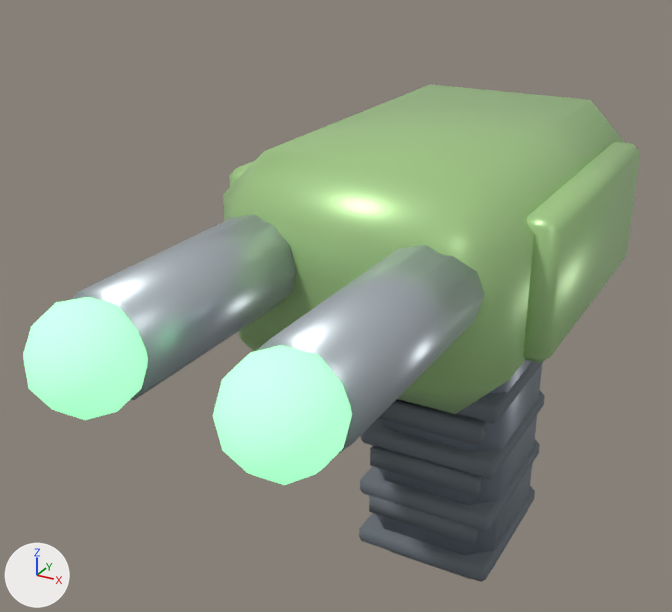
Two versions of the glTF model assets/tools/build_gun_standard.glb, one commit apart.
Before and after are seen from a 50 mm camera at (0.525, -1.425, 1.239) aimed at (-0.108, -0.274, 0.663). The lights are fixed; the arrows at lower left show +X, +Y and +Z. The first picture is the older version. Where no turn or scale is listed for an object, it has been applied to the vertices.

Before the edit, the objects in view are built like this:
```python
ob_barrel_steel = bpy.data.objects.new('Barrel_steel', me_barrel_steel)
ob_barrel_steel.location = (0.0, 0.0, 0.0)
ob_body_green = bpy.data.objects.new('Body_green', me_body_green)
ob_body_green.location = (0.0, 0.0, 0.0)
ob_emitter_safe = bpy.data.objects.new('Emitter_safe', me_emitter_safe)
ob_emitter_safe.location = (0.0, 0.0, 0.0)
ob_grip_dark = bpy.data.objects.new('Grip_dark', me_grip_dark)
ob_grip_dark.location = (0.0, 0.0, 0.0)
ob_grip_rubber = bpy.data.objects.new('Grip_rubber', me_grip_rubber)
ob_grip_rubber.location = (0.0, 0.0, 0.0)
ob_griprib_rubber = bpy.data.objects.new('GripRib_rubber', me_griprib_rubber)
ob_griprib_rubber.location = (0.0, 0.0, 0.0)
ob_sidearmor_green = bpy.data.objects.new('SideArmor_green', me_sidearmor_green)
ob_sidearmor_green.location = (0.0, 0.0, 0.0)
```
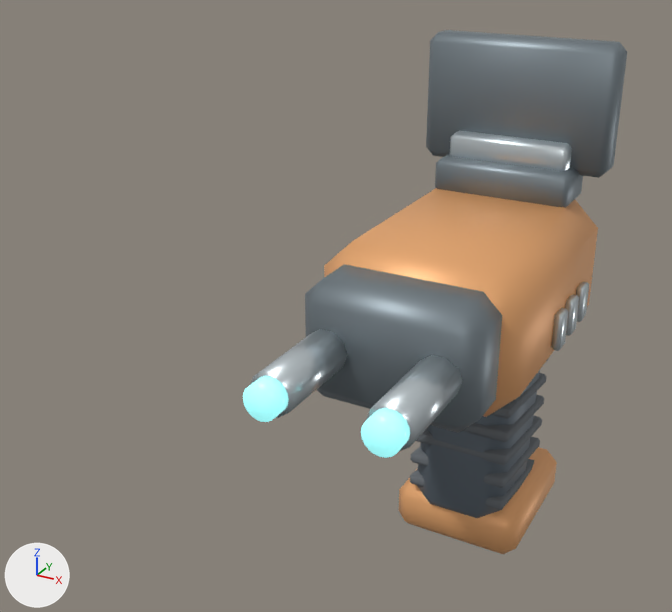
Boxes [x1, y1, x2, y2] around the edits, measured in the pictures (672 x 612 px):
'Body_green', deleted (green): before [223, 84, 625, 414]
'Barrel_steel', deleted: before [71, 214, 485, 453]
'Emitter_safe', deleted (green): before [23, 297, 352, 485]
'ToolBody_orange', added: after [324, 188, 598, 417]
'LiveViewSurfaceFrame_frame', added: after [426, 30, 627, 178]
'NoseHousing_frame', added: after [305, 264, 502, 433]
'SideArmor_green', deleted (green): before [229, 142, 640, 363]
'GripRib_rubber', reshaped: before [359, 361, 545, 582]; after [410, 359, 548, 510]
'Grip_dark', deleted: before [376, 360, 542, 579]
'EmitterRail_steel', added: after [251, 329, 462, 451]
'Grip_rubber', deleted: before [369, 399, 486, 545]
'Grip_black', added: after [417, 370, 540, 518]
'Battery_orange', added (orange): after [399, 447, 557, 554]
'DisplayMount_frame', added: after [435, 154, 583, 208]
'Emitter_cyan', added (cyan): after [243, 376, 410, 458]
'DisplayBracket_steel', added: after [450, 131, 572, 171]
'HousingVent_steel', added: after [551, 282, 589, 351]
part 1 of me_griprib_rubber, deleted: before [359, 486, 535, 582]
part 2 of me_griprib_rubber, deleted: before [456, 361, 543, 424]
part 3 of me_griprib_rubber, cut back: before [360, 391, 545, 532]; after [410, 359, 548, 510]

Diff of the bpy script that builds the scene:
```diff
--- a/assets/tools/build_gun_standard.glb.py
+++ b/assets/tools/build_gun_standard.glb.py
@@ me_griprib_rubber @@
-me_griprib_rubber.from_pydata(...)  # 120 vertices, 220 faces; spans x -0.125..0.125, y -0.16..0.13, z 0.132..0.598
+me_griprib_rubber.from_pydata(...)  # 144 vertices, 264 faces; spans x -0.097..0.097, y 0.003..0.237, z 0.141..0.445
+# me_griprib_rubber part 1: the loose piece of 24 vertices spanning x -0.125..0.125, y -0.16..0.13, z 0.132..0.168 is deleted
+# me_griprib_rubber part 2: the loose piece of 24 vertices spanning x -0.125..0.125, y -0.16..0.13, z 0.455..0.49 is deleted
+# me_griprib_rubber part 3
+# 48 vertices are removed from x -0.125..0.125, y -0.16..0.13, z 0.24..0.382
+# 88 faces are deleted
+# 48 vertices are added at x -0.091, y 0.003..0.237, z 0.141..0.445
+# 48 new vertices lie (0.182, 0.0, 0.0) away from vertices in x -0.091, y 0.003..0.237, z 0.141..0.445
+# 12 new vertices lie (-0.006, -0.005, 0.001) away from vertices in x -0.091, y 0.235..0.237, z 0.145..0.406
+# 12 new vertices lie (0.0, -0.222, 0.033) away from vertices in x -0.097, y 0.23..0.232, z 0.146..0.407
+# 12 new vertices lie (0.006, -0.005, 0.001) away from vertices in x 0.091, y 0.235..0.237, z 0.145..0.406
+# 12 new vertices lie (0.0, -0.222, 0.033) away from vertices in x 0.097, y 0.23..0.232, z 0.146..0.407
+# 264 new faces join them
+# other edits to the shape of me_griprib_rubber do not show in these pictures
 me_griprib_rubber.materials.append(mat_rubber)
@@ ob_grip_dark @@
-ob_grip_dark = bpy.data.objects.new('Grip_dark', me_grip_dark)
@@ ob_body_green @@
-ob_body_green = bpy.data.objects.new('Body_green', me_body_green)
@@ ob_barrel_steel @@
-ob_barrel_steel = bpy.data.objects.new('Barrel_steel', me_barrel_steel)
@@ ob_emitter_safe @@
-ob_emitter_safe = bpy.data.objects.new('Emitter_safe', me_emitter_safe)
@@ ob_grip_rubber @@
-ob_grip_rubber = bpy.data.objects.new('Grip_rubber', me_grip_rubber)
@@ ob_sidearmor_green @@
-ob_sidearmor_green = bpy.data.objects.new('SideArmor_green', me_sidearmor_green)
@@ ob_liveviewsurfaceframe_frame @@
+ob_liveviewsurfaceframe_frame = bpy.data.objects.new('LiveViewSurfaceFrame_frame', me_liveviewsurfaceframe_frame)  # 24 vertices, 44 faces; spans x -0.175..0.175, y 0.192..0.258, z 0.783..1.013; in mat_frame (grey #828d94)
+ob_liveviewsurfaceframe_frame.location = (0.0, 0.0, 0.0)
@@ ob_displaybracket_steel @@
+ob_displaybracket_steel = bpy.data.objects.new('DisplayBracket_steel', me_displaybracket_steel)  # 24 vertices, 44 faces; spans x -0.11..0.11, y 0.16..0.255, z 0.778..0.842; in mat_steel (light grey #d2dbdf)
+ob_displaybracket_steel.location = (0.0, 0.0, 0.0)
@@ ob_displaymount_frame @@
+ob_displaymount_frame = bpy.data.objects.new('DisplayMount_frame', me_displaymount_frame)  # 24 vertices, 44 faces; spans x -0.125..0.125, y 0.131..0.243, z 0.733..0.799; in mat_frame (grey #828d94)
+ob_displaymount_frame.location = (0.0, 0.0, 0.0)
@@ ob_housingvent_steel @@
+ob_housingvent_steel = bpy.data.objects.new('HousingVent_steel', me_housingvent_steel)  # 144 vertices, 264 faces; spans x -0.186..0.186, y -0.048..0.118, z 0.556..0.62; in mat_steel (light grey #d2dbdf)
+ob_housingvent_steel.location = (0.0, 0.0, 0.0)
@@ ob_emitter_cyan @@
+ob_emitter_cyan = bpy.data.objects.new('Emitter_cyan', me_emitter_cyan)  # 84 vertices, 160 faces; spans x -0.118..0.118, y -0.518..-0.482, z 0.59..0.646; in mat_cyan (cyan #9ff8f9, glowing cyan #8bdadb)
+ob_emitter_cyan.location = (0.0, 0.0, 0.0)
@@ ob_emitterrail_steel @@
+ob_emitterrail_steel = bpy.data.objects.new('EmitterRail_steel', me_emitterrail_steel)  # a 10-sided cylinder along y spanning x -0.125..-0.055, y -0.49..-0.33, z 0.585..0.651; a 10-sided cylinder along y spanning x 0.055..0.125, y -0.49..-0.33, z 0.585..0.651; in mat_steel (light grey #d2dbdf)
+ob_emitterrail_steel.location = (0.0, 0.0, 0.0)
@@ ob_nosehousing_frame @@
+ob_nosehousing_frame = bpy.data.objects.new('NoseHousing_frame', me_nosehousing_frame)  # 24 vertices, 44 faces; spans x -0.145..0.145, y -0.335..-0.205, z 0.518..0.718; in mat_frame (grey #828d94)
+ob_nosehousing_frame.location = (0.0, 0.0, 0.0)
@@ ob_toolbody_orange @@
+ob_toolbody_orange = bpy.data.objects.new('ToolBody_orange', me_toolbody_orange)  # 24 vertices, 44 faces; spans x -0.17..0.17, y -0.25..0.25, z 0.493..0.743; in mat_orange (orange #ecad73)
+ob_toolbody_orange.location = (0.0, 0.0, 0.0)
@@ ob_battery_orange @@
+ob_battery_orange = bpy.data.objects.new('Battery_orange', me_battery_orange)  # 24 vertices, 44 faces; spans x -0.125..0.125, y 0.0..0.3, z 0.063..0.163; in mat_orange (orange #ecad73)
+ob_battery_orange.location = (0.0, 0.0, 0.0)
@@ ob_grip_black @@
+ob_grip_black = bpy.data.objects.new('Grip_black', me_grip_black)  # 24 vertices, 44 faces; spans x -0.09..0.09, y -0.014..0.254, z 0.1..0.536; in mat_black (greyish blue #636e78)
+ob_grip_black.location = (0.0, 0.0, 0.0)
```
